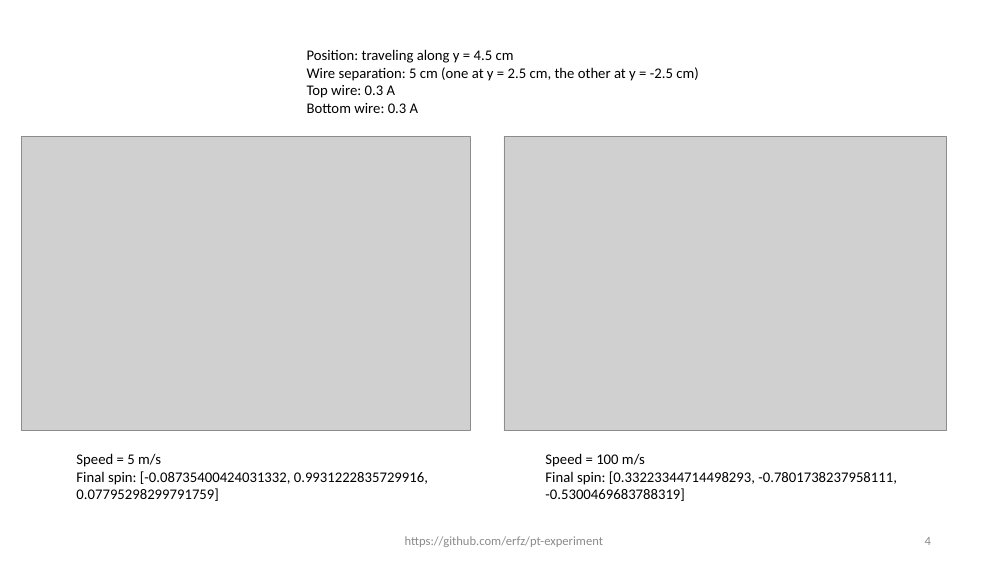
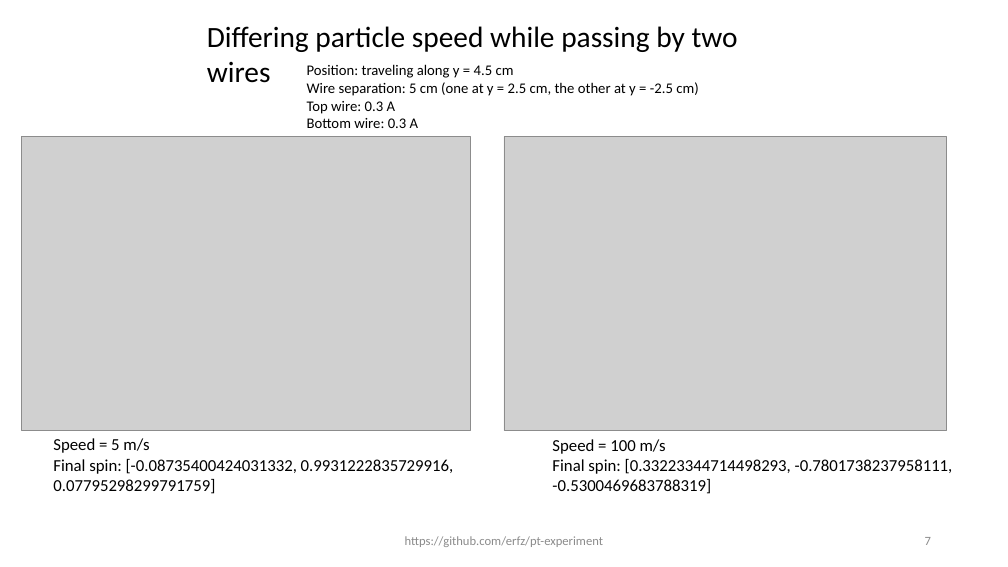
Before and after one commit to erfz/pt-experiment, a slide deck: slide 7 of ucn presentation 7-9.pptx (slide 4 before the commit). Drawn at 1008x567 pixels with LibreOffice and Linux fonts; fonts in the diff are those of the drawing; grey boxes stand for pictures. Boxes give left, top, right and bottom in pixels: in the first picture for what was removed or moved away, otherwise in the second. Text is boxed around its words. In the diff, an @@ line names an element or a change of style, - is before the commit and + after.

```diff
--- a/ucn presentation 7-9.pptx
+++ b/ucn presentation 7-9.pptx
@@ text added at (207, 26, 738, 83), 28 pt, text #000000 @@
+Differing particle speed while passing by two wires
@@ text "Position: traveling along y = ...": place and size @@
-text "Position: traveling along y = ..." at (307, 49, 698, 113)
+text "Position: traveling along y = ..." at (307, 64, 698, 128)
@@ text "Speed = 5 m/s" at (53, 438, 454, 494): size 14 to 16 pt @@
@@ text "Speed = 5 m/s": place and size @@
-text "Speed = 5 m/s" at (76, 453, 428, 501)
+text "Speed = 5 m/s" at (53, 438, 454, 494)
@@ text "Speed = 100 m/s": place and size @@
-text "Speed = 100 m/s" at (545, 453, 897, 501)
+text "Speed = 100 m/s" at (552, 439, 953, 494)
@@ text "Speed = 100 m/s" at (552, 439, 953, 494): size 14 to 16 pt @@
@@ page number at (925, 537, 931, 545): text changed @@
-4
+7
```
Also in this commit, not shown: 5 other slides changed, 7 slides added, 5 other files.
